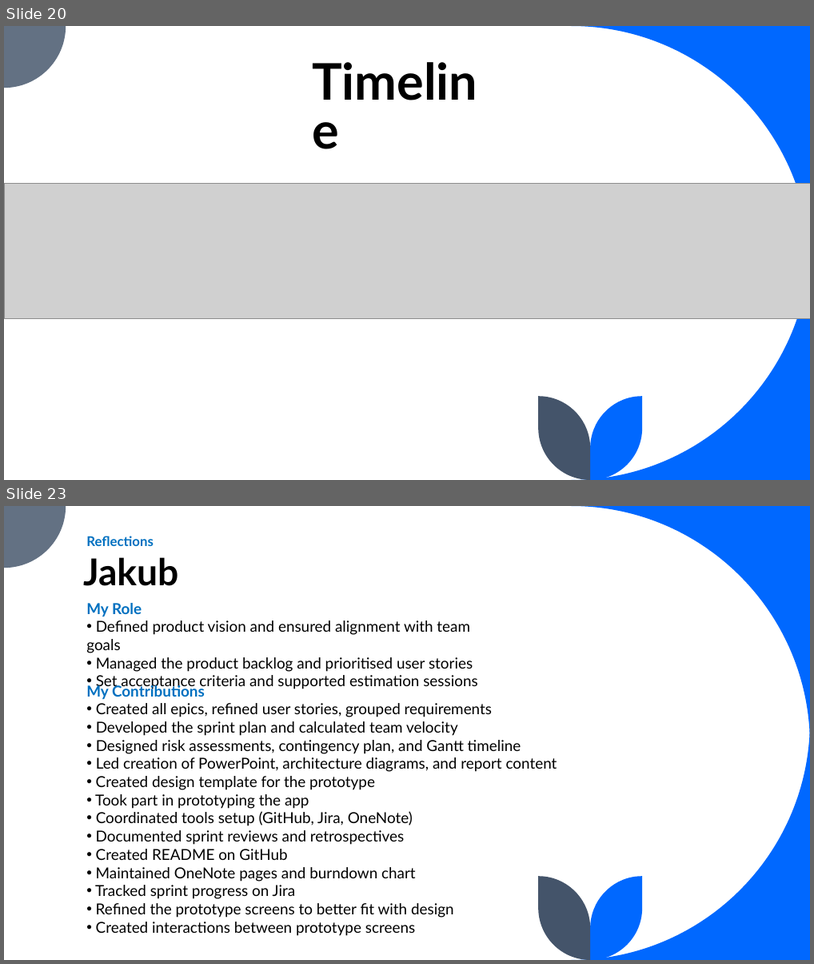
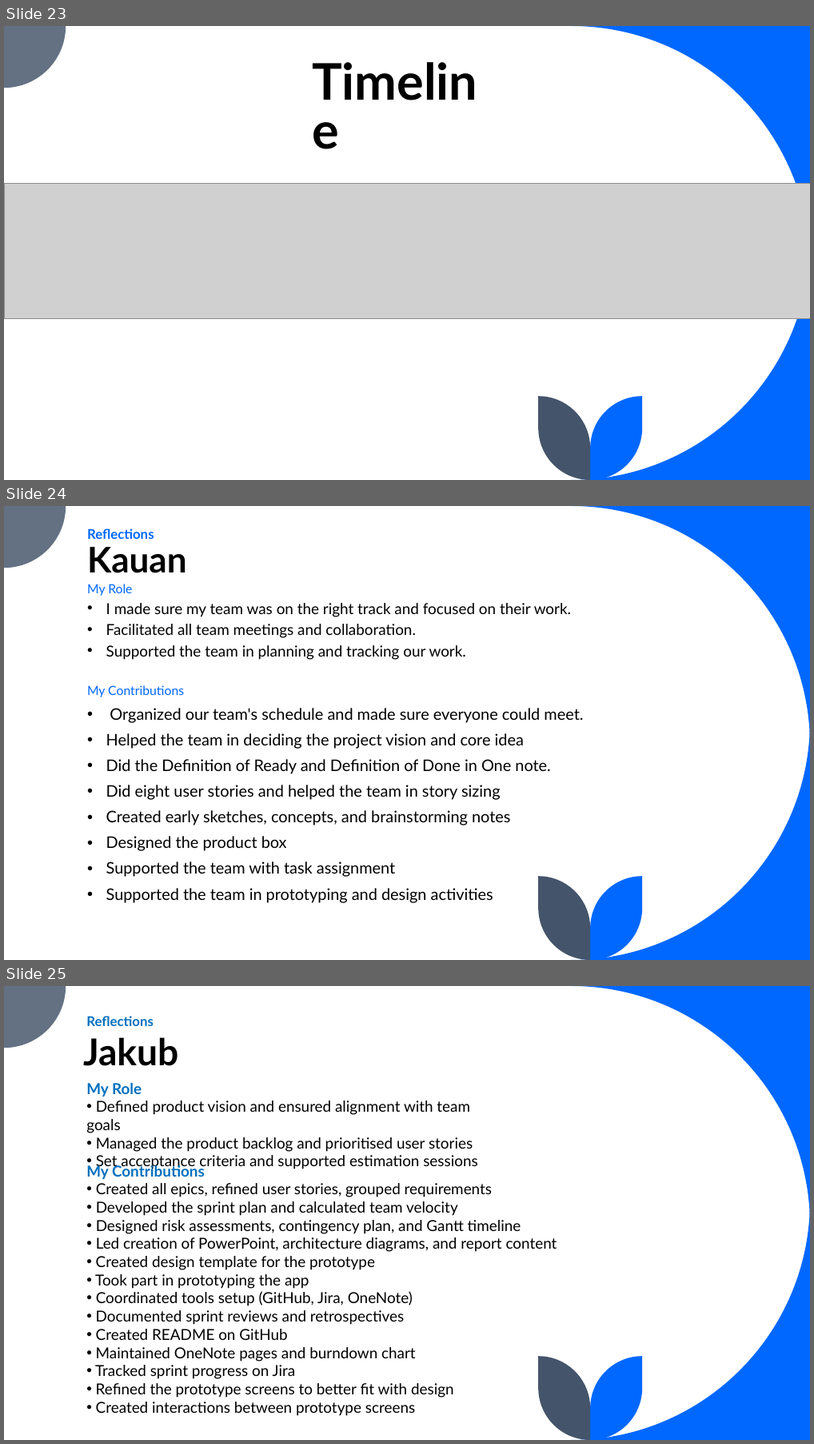
Before and after one commit to nastaj/DA5-Project, a slide deck: docs/JJK_Solutions_AID_4.pptx. Shown one above the other, each under a label of ours: slides 20 and 23 before the commit, slides 23, 24 and 25 after it; the slides between them are not shown. The pictures are 814x964 and 814x1444 pixels, drawn with LibreOffice and Linux fonts; fonts in the diff are those of the drawing; grey boxes stand for pictures. Boxes give left, top, right and bottom in pixels: in the first picture for what was removed or moved away, otherwise in the second. Text is boxed around its words. In the diff, an @@ line names an element or a change of style, - is before the commit and + after.

Commit message:
Add files via upload
uploaded final version of Agile Inception Deck and assignment 5 report

```diff
--- a/docs/JJK_Solutions_AID_4.pptx
+++ b/docs/JJK_Solutions_AID_4.pptx
@@ slide 24 added at [4, 506, 810, 960], background #FFFFFF; not listed: 5 template elements that a slide beside it also shows @@
@@ title added at [87, 528, 187, 573], 16 pt, text #0068FF, bold @@
+Reflections
+Kauan
@@ text added at [87, 584, 571, 660], 18 pt, text #000000 @@
+My Role
+• I made sure my team was on the right track and focused on their work.
+• Facilitated all team meetings and collaboration.
+• Supported the team in planning and tracking our work.
@@ text added at [87, 685, 583, 903], 19 pt, text #000000 @@
+My Contributions
+• Organized our team's schedule and made sure everyone could meet.
+• Helped the team in deciding the project vision and core idea
+• Did the Definition of Ready and Definition of Done in One note.
+• Did eight user stories and helped the team in story sizing
+• Created early sketches, concepts, and brainstorming notes
+• Designed the product box
+• Supported the team with task assignment
+• Supported the team in prototyping and design activities
@@ what was slide 20 is now slide 23 @@
@@ what was slide 23 is now slide 25 @@
```
Also in this commit, not shown: 2 other slides added, 1 other file.
